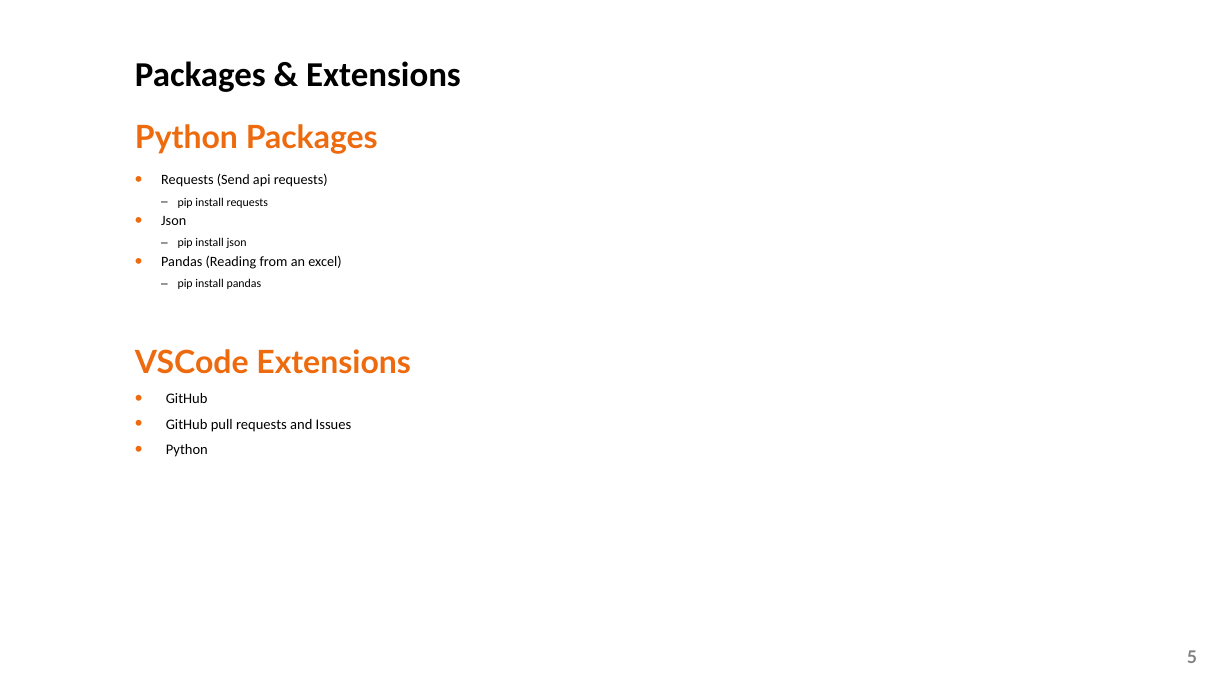
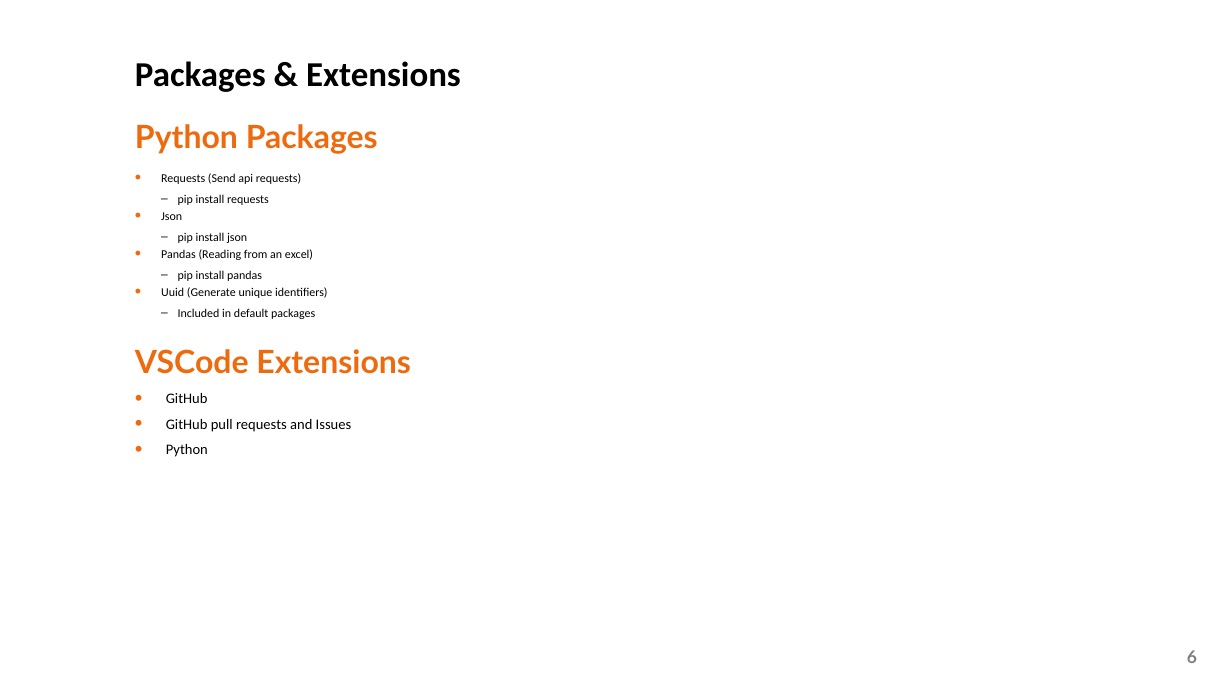
Before and after one commit to assetfuture/Public-API-samples, a slide deck: slide 6 of Getting Started/1. GettingStarted.pptx (slide 5 before the commit). Drawn at 1232x693 pixels with LibreOffice and Linux fonts; fonts in the diff are those of the drawing; background and template pictures are left out. Boxes give left, top, right and bottom in pixels: in the first picture for what was removed or moved away, otherwise in the second. Text is boxed around its words. In the diff, an @@ line names an element or a change of style, - is before the commit and + after.

```diff
--- a/Getting Started/1. GettingStarted.pptx
+++ b/Getting Started/1. GettingStarted.pptx
@@ text at (161, 173, 313, 281): size 16.6 to 14 pt in "Requests (Send api requests)", "Json", "Pandas (Reading from an excel)"; size 13.9 to 14 pt in "pip install requests", "pip install json", "pip install pandas" @@
@@ text at (161, 287, 328, 319): paragraphs added @@
+• Uuid (Generate unique identifiers)
+  – Included in default packages
@@ page number at (1187, 650, 1197, 663): text changed @@
-5
+6
```
Also in this commit, not shown: 2 other slides changed, 3 slides added.
